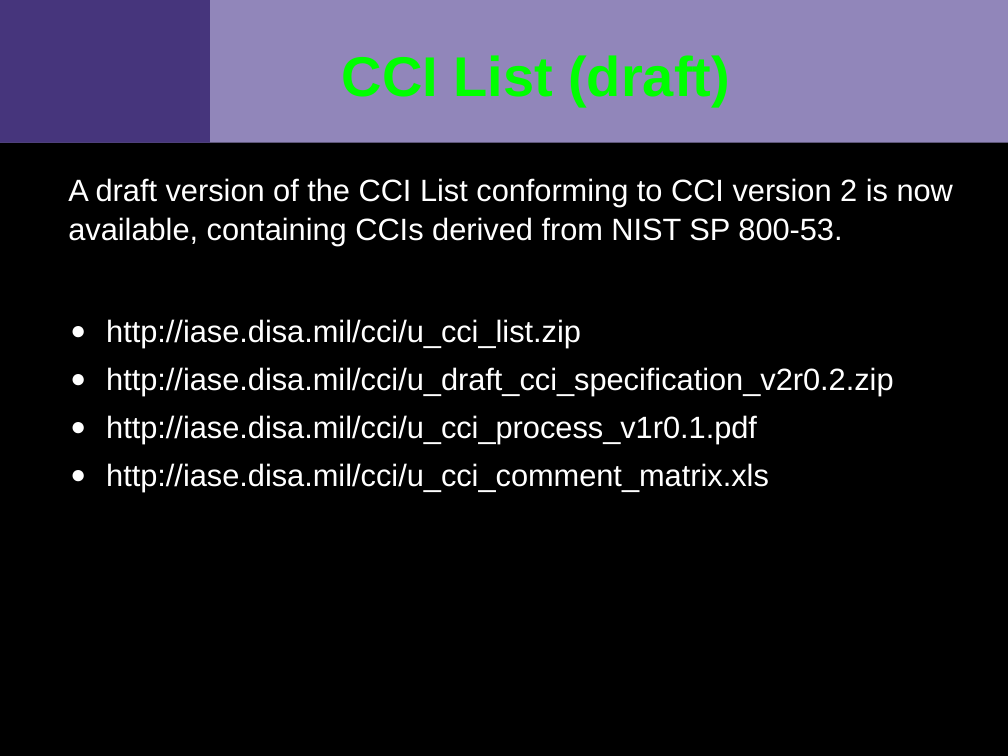
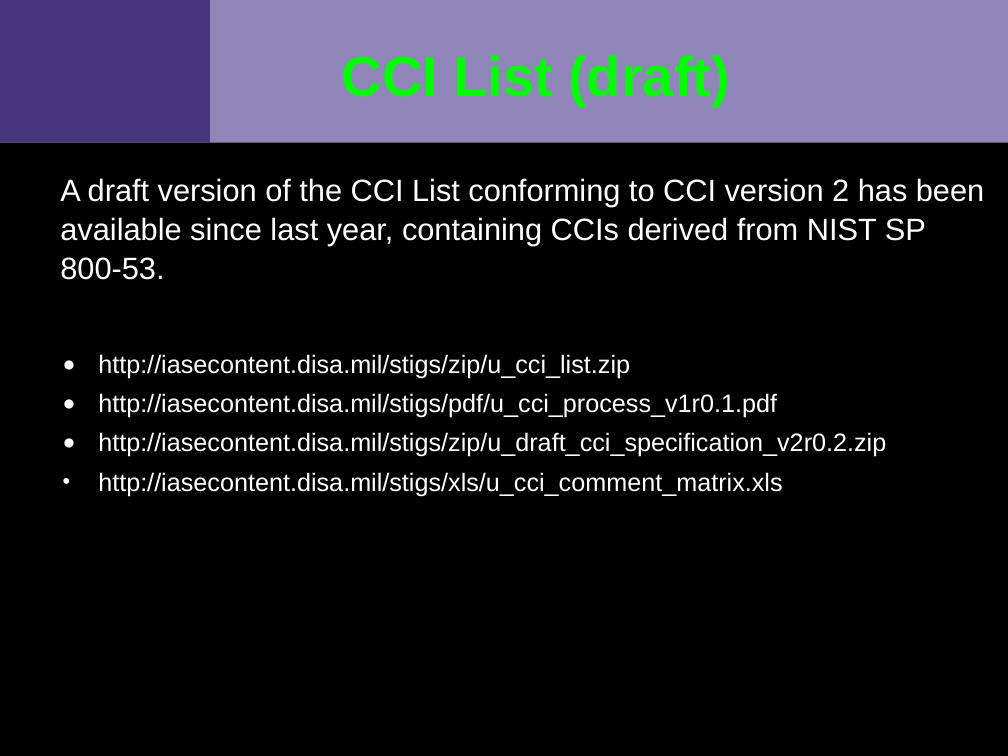
Before and after one commit to VCTLabs/elc2015-presentations, a slide deck: slide 9 of security_IoT/security_assessment_slides.odp. Drawn at 1008x756 pixels with LibreOffice and Linux fonts; fonts in the diff are those of the drawing; background and template pictures are left out. Boxes give left, top, right and bottom in pixels: in the first picture for what was removed or moved away, otherwise in the second. Text is boxed around its words. In the diff, an @@ line names an element or a change of style, - is before the commit and + after.

Commit message:
fixed updated DISA links

```diff
--- a/security_IoT/security_assessment_slides.odp
+++ b/security_IoT/security_assessment_slides.odp
@@ text at (60,178,984,496): text changed; size 22 to 18 pt @@
-A draft version of the CCI List conforming to CCI version 2 is now available, containing CCIs derived from NIST SP 800-53.
-  ● http://iase.disa.mil/cci/u_cci_list.zip
-  ● http://iase.disa.mil/cci/u_draft_cci_specification_v2r0.2.zip
-  ● http://iase.disa.mil/cci/u_cci_process_v1r0.1.pdf
-  ● http://iase.disa.mil/cci/u_cci_comment_matrix.xls
+A draft version of the CCI List conforming to CCI version 2 has been available since last year, containing CCIs derived from NIST SP 800-53.
+  ● http://iasecontent.disa.mil/stigs/zip/u_cci_list.zip
+  ● http://iasecontent.disa.mil/stigs/pdf/u_cci_process_v1r0.1.pdf
+  ● http://iasecontent.disa.mil/stigs/zip/u_draft_cci_specification_v2r0.2.zip
+  • http://iasecontent.disa.mil/stigs/xls/u_cci_comment_matrix.xls
```
Also in this commit, not shown: 1 other slide changed, 1 other file.
